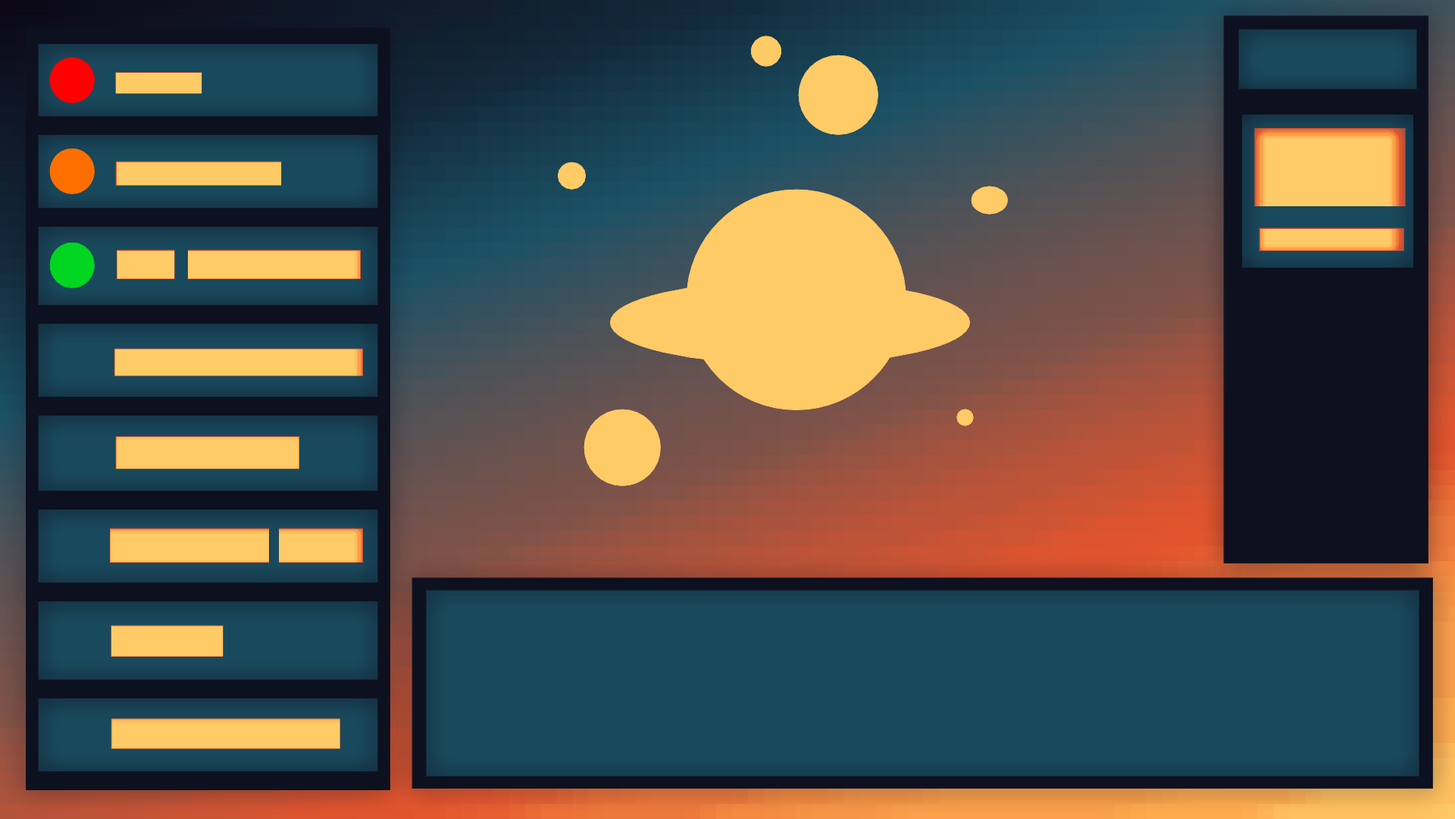
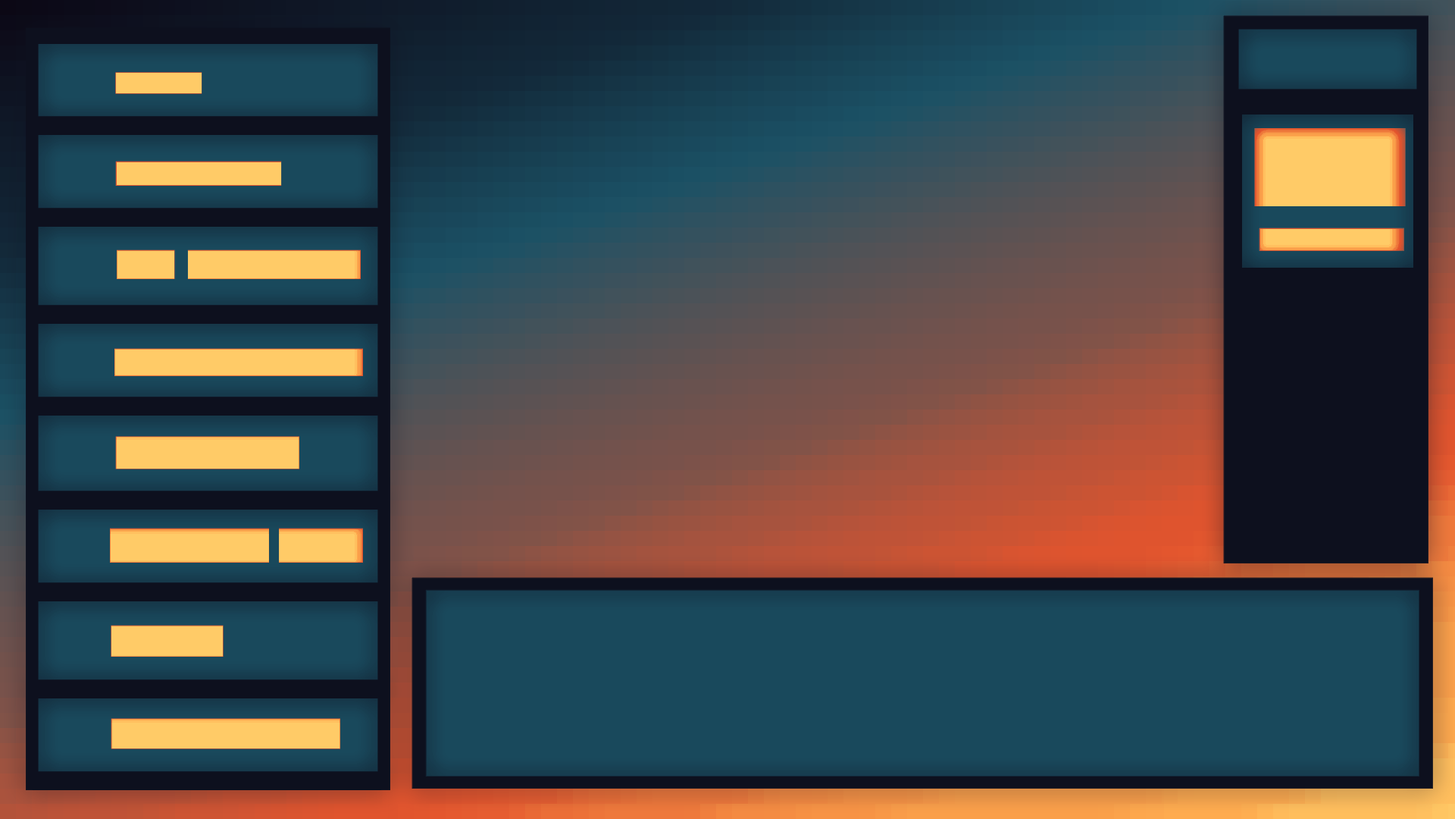
Layers edited between the first and the second (1455, 819) image:
hid "Paint Layer 4" (1st of 3) over [49,241,95,289]
hid "Paint Layer 4" (2nd of 3) over [49,97,95,243]
hid "Paint Layer 4" (3rd of 3) over [49,56,95,104]
hid group "Group 7" (2 layers) over [557,35,1009,486]
painted on "Paint Layer 6" over [557,35,1009,486]
painted on "Paint Layer 6 (pasted)" over [49,35,1455,807]
painted on "Paint Layer 3 Merged" over [49,35,1455,807]
painted on "Paint Layer 2" over [49,35,1455,807]
painted on "Paint Layer 2 (pasted)" over [557,35,1210,807]
